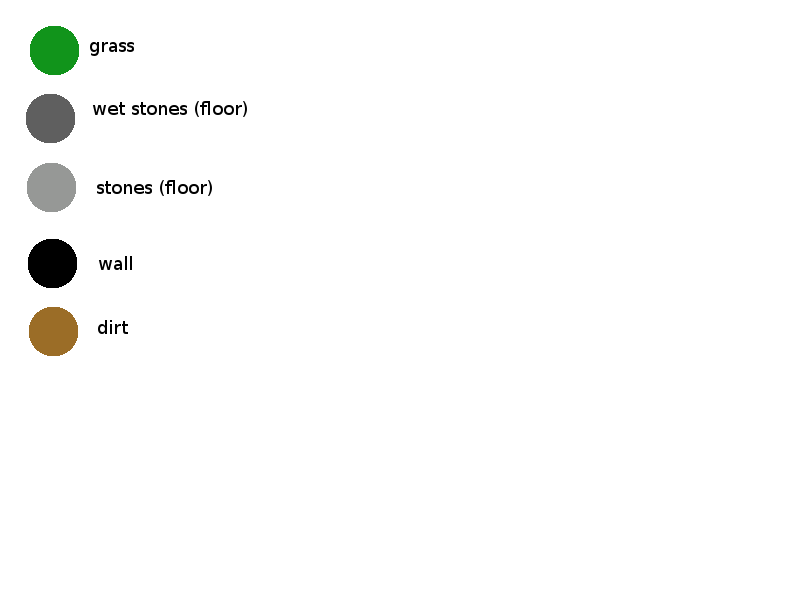
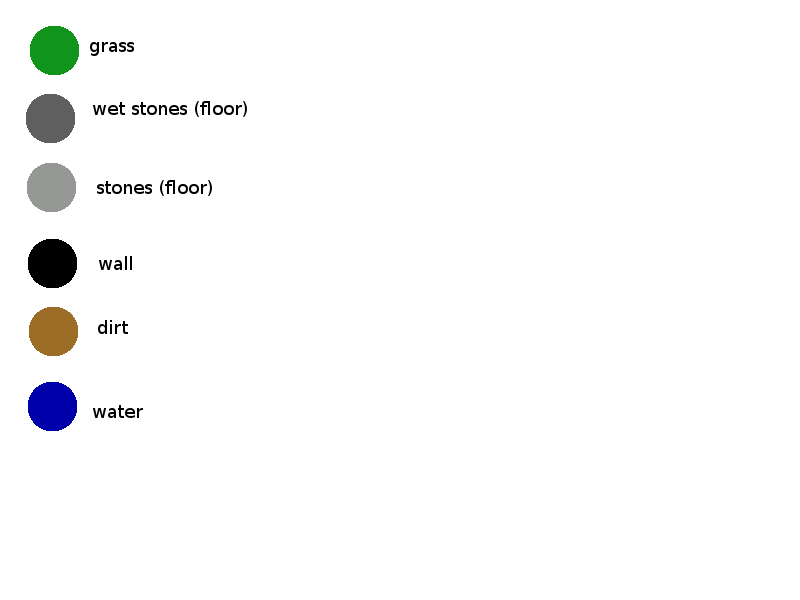
Comparing the layer stacks of the two 800 x 600 images. Changes:
added layer "water" above "Hintergrund" over [92, 405, 143, 418]
painted on "Hintergrund" over [28, 382, 77, 431]
